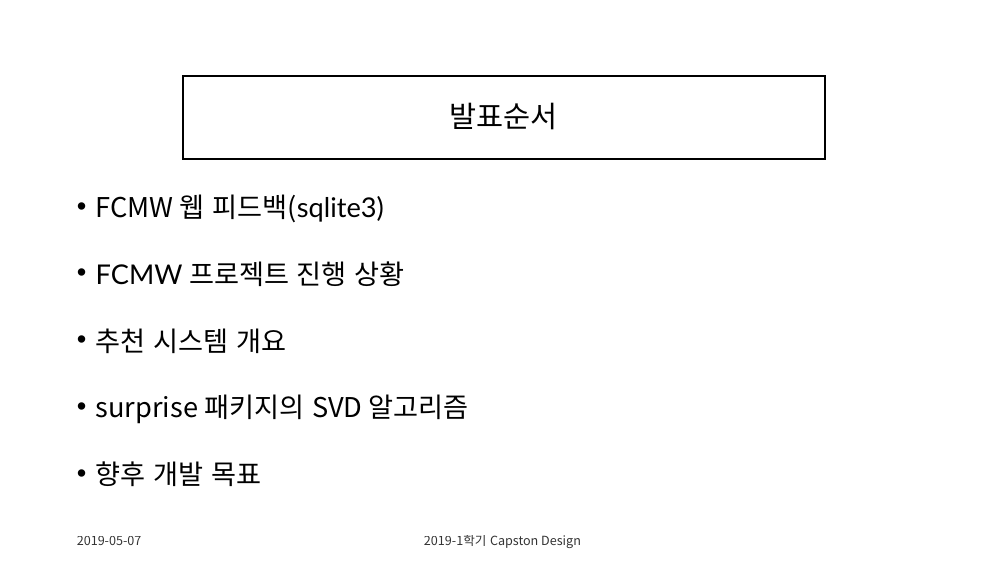
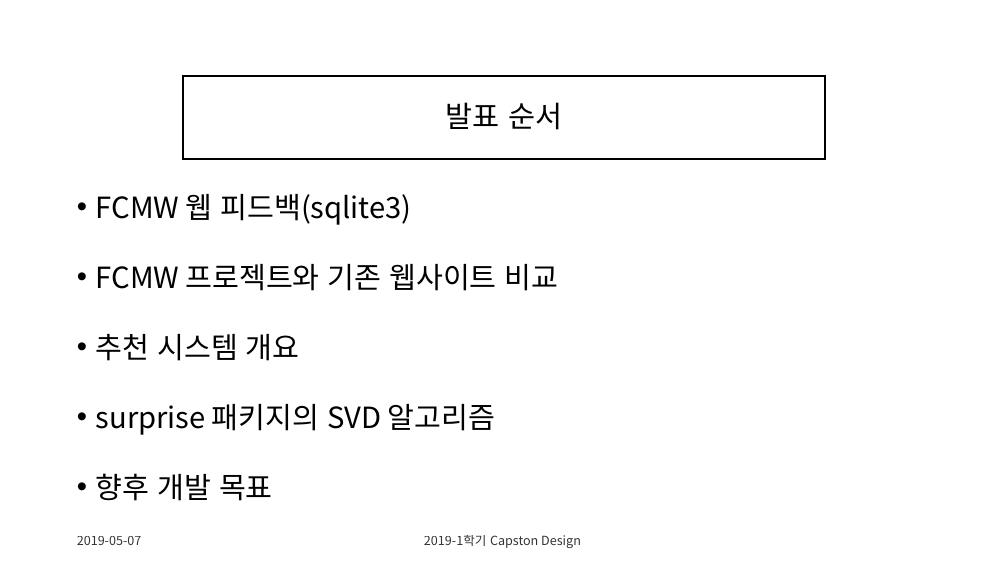
Before and after one commit to CheonSeounghyun/Coordination-Recommend, a slide deck: slide 2 of doc/9주차 ppt.pptx. Drawn at 1008x567 pixels with LibreOffice and Linux fonts; fonts in the diff are those of the drawing. Boxes give left, top, right and bottom in pixels: in the first picture for what was removed or moved away, otherwise in the second. Text is boxed around its words. In the diff, an @@ line names an element or a change of style, - is before the commit and + after.

```diff
--- a/doc/9주차 ppt.pptx
+++ b/doc/9주차 ppt.pptx
@@ title at [446,102,562,130]: spaces changed @@
-발표순서
+발표 순서
@@ text at [96,194,495,501]: size 25.9 to 27.8 pt in "FCMW 웹 피드백(sqlite3)", "추천 시스템 개요", "surprise 패키지의 SVD 알고리즘", "향후 개발 목표"; font Lato to Noto Sans CJK KR in "피드백(sqlite3)", "향후 개발 목표" @@
@@ text at [96,264,559,291]: text changed; size 25.9 to 27.8 pt; font Lato to Noto Sans CJK KR @@
-• FCMW 프로젝트 진행 상황
+• FCMW 프로젝트와 기존 웹사이트 비교
```
Also in this commit, not shown: 6 other slides changed.
